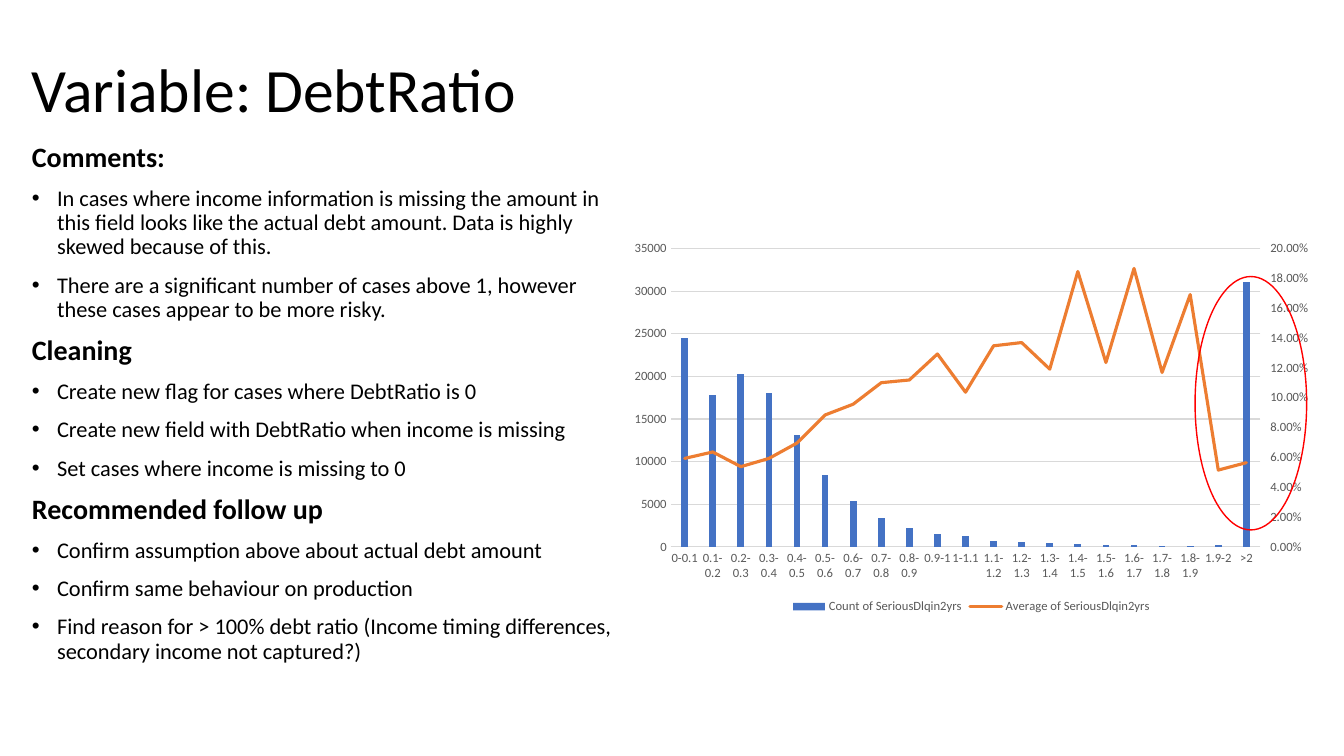
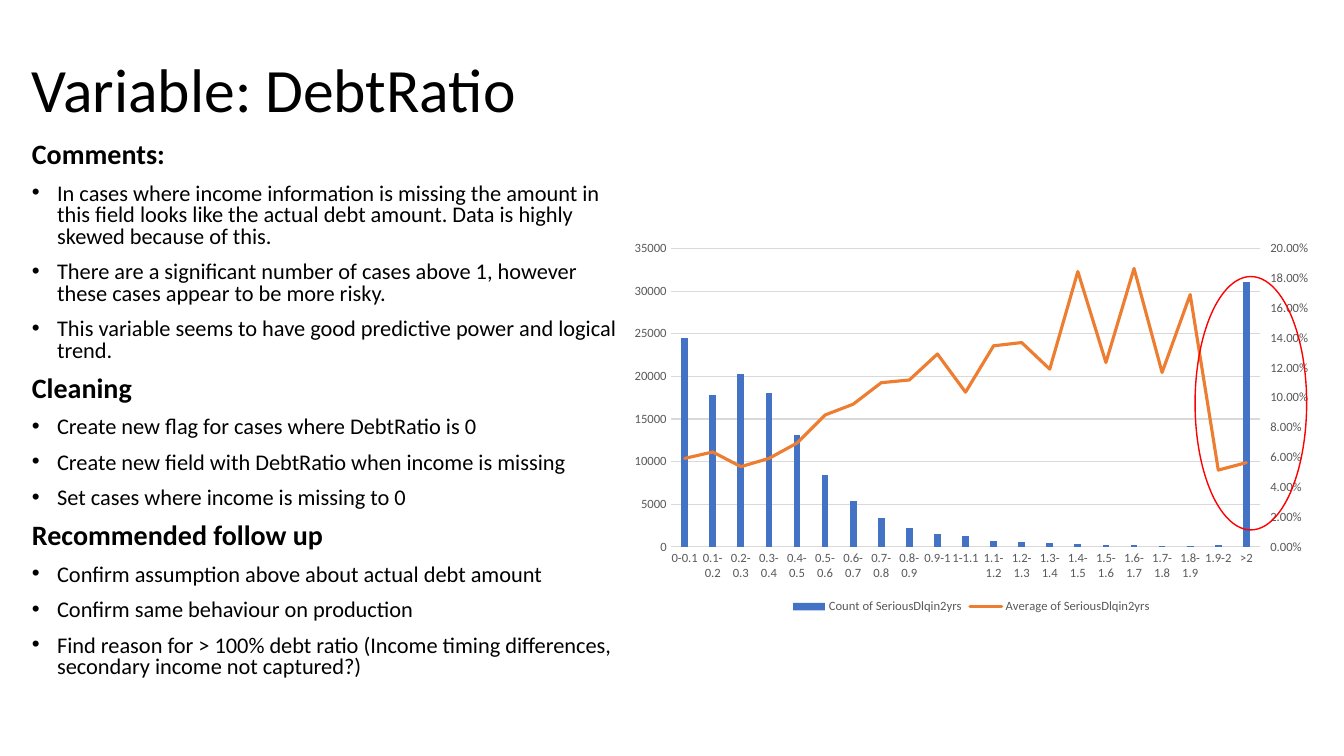
Before and after one commit to matthewjones-perth/givemesomecredit, a slide deck: slide 11 of Paidy Dataset Exercise.pptm. Drawn at 1344x756 pixels with LibreOffice and Linux fonts; fonts in the diff are those of the drawing. Boxes give left, top, right and bottom in pixels: in the first picture for what was removed or moved away, otherwise in the second. Text is boxed around its words. In the diff, an @@ line names an element or a change of style, - is before the commit and + after.

```diff
--- a/Paidy Dataset Exercise.pptm
+++ b/Paidy Dataset Exercise.pptm
@@ text at (x1=32, y1=145, x2=611, y2=678): line spacing 0.9 to 0.8 @@
@@ text at (x1=57, y1=320, x2=616, y2=358): paragraph added @@
+• This variable seems to have good predictive power and logical trend.
```
Also in this commit, not shown: 11 other slides changed.
